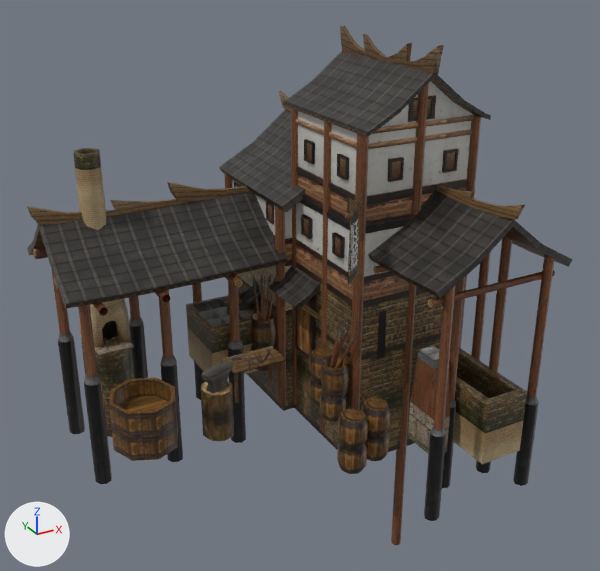
The COLLADA model art/meshes/structural/han_forge.dae: old version first, new version second.
Both versions are drawn from a camera (50 mm lens) standing at (-19.0, -38.3, 23.6) and looking at (1.6, -0.9, 4.9). Every picture has the same lights, and +X, +Y and +Z are marked at lower left.

Before the edit, the objects in view are built like this:
```python
me_forge = bpy.data.meshes.new('forge')
me_forge.from_pydata(...)  # 3729 vertices, 5791 faces; spans x -11.5..11.5, y -11.6..10.0, z -11.8..18.3
me_forge.materials.append(mat_material_003)  # picture img_han_struct_02_png
ob_han_forge = bpy.data.objects.new('han_forge', me_forge)
ob_han_forge.location = (0.0, 0.0, 0.0)
```
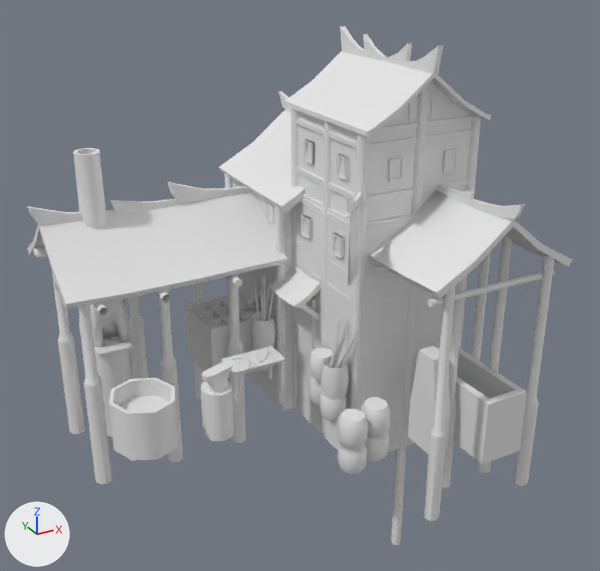
Changed parts and their boxes [x1, y1, x2, y2] in the pictures (600 x 571 px):
'han_forge', recoloured
    both: [27, 26, 573, 545]

Edits to the bpy script that builds the scene:
```text
Change me_forge:
    where me_forge.from_pydata(...)  # 3729 vertices, 5791 faces; spans x -11.5..11.5, y -11.6..10.0, z -11.8..18.3
    remove me_forge.materials.append(mat_material_003)  # picture img_han_struct_02_png
```
